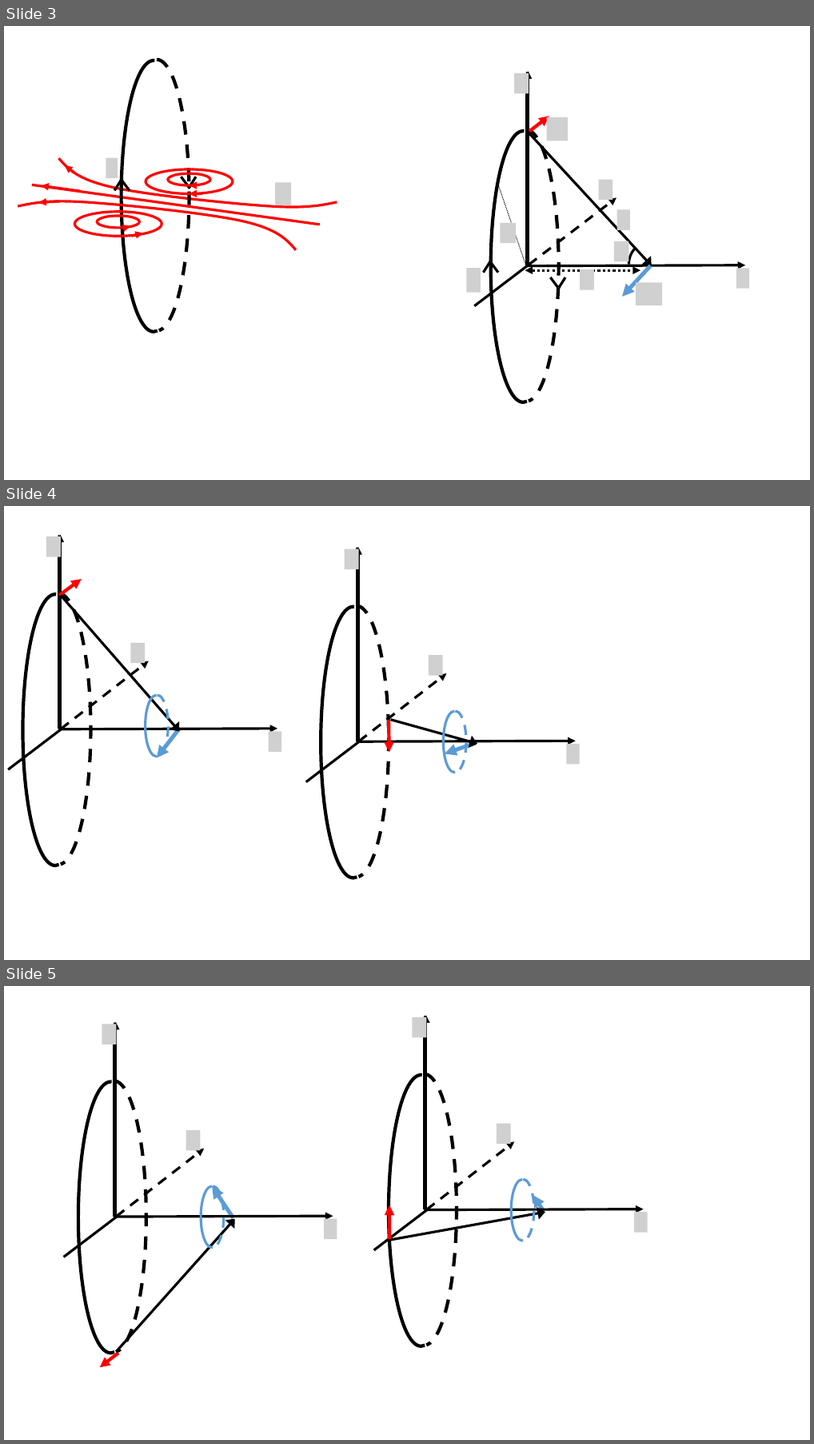
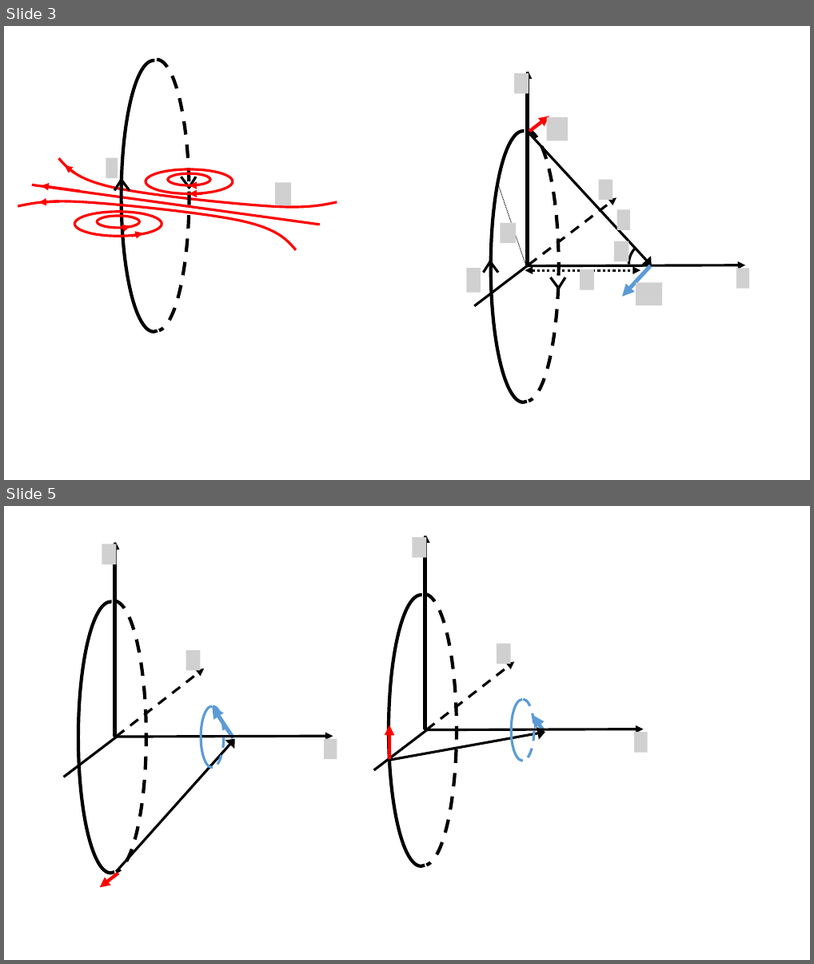
Before and after one commit to OSTP/PhysicsArtofModelling, a slide deck: tex/figures/MagneticSource/Figures.pptx. Shown one above the other, each under a label of ours: slides 3, 4 and 5 before the commit, slides 3 and 5 after it; the slides between them are not shown. The pictures are 814x1444 and 814x964 pixels, drawn with LibreOffice and Linux fonts; fonts in the diff are those of the drawing; grey boxes stand for pictures. Boxes give left, top, right and bottom in pixels: in the first picture for what was removed or moved away, otherwise in the second. Text is boxed around its words. In the diff, an @@ line names an element or a change of style, - is before the commit and + after.

```diff
--- a/tex/figures/MagneticSource/Figures.pptx
+++ b/tex/figures/MagneticSource/Figures.pptx
@@ slide 4 removed at [4,506,810,960], background #FFFFFF @@
@@ picture removed at [345,549,359,569] @@
@@ arrow removed from (358, 741) to (358, 547) @@
@@ arrow removed from (358, 741) to (358, 547) @@
@@ arc (boxed as its full ellipse) removed at [321,607,386,877] @@
@@ arc (boxed as its full ellipse) removed at [324,606,389,877] @@
@@ arrow removed from (359, 741) to (447, 673) @@
@@ picture removed at [429,655,442,676] @@
@@ group removed at [8,535,282,865]: 7 arrows, 4 arc (boxed as its full ellipse)s, 3 pictures, 1 line @@
@@ arrow removed from (389, 720) to (390, 752) @@
@@ arrow removed from (391, 720) to (478, 744) @@
@@ arc (boxed as its full ellipse) removed at [444,711,466,772] @@
@@ arc (boxed as its full ellipse) removed at [445,711,466,772] @@
@@ line removed from (359, 741) to (306, 782) @@
@@ arrow removed from (357, 741) to (576, 740) @@
@@ arrow removed from (476, 743) to (445, 753) @@
@@ picture removed at [566,744,580,764] @@
```
Also in this commit, not shown: 2 slides changed, 3 slides added, 1 other slide removed, 7 other files.
